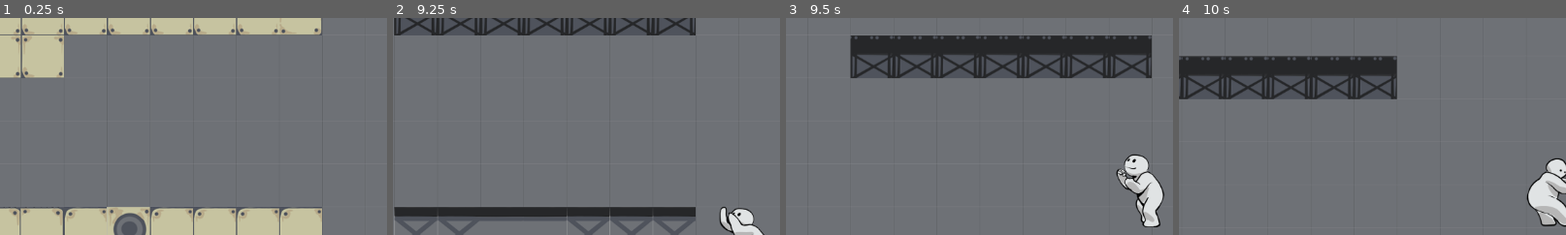
Above: before the commit, frames 1-4 (left to right).
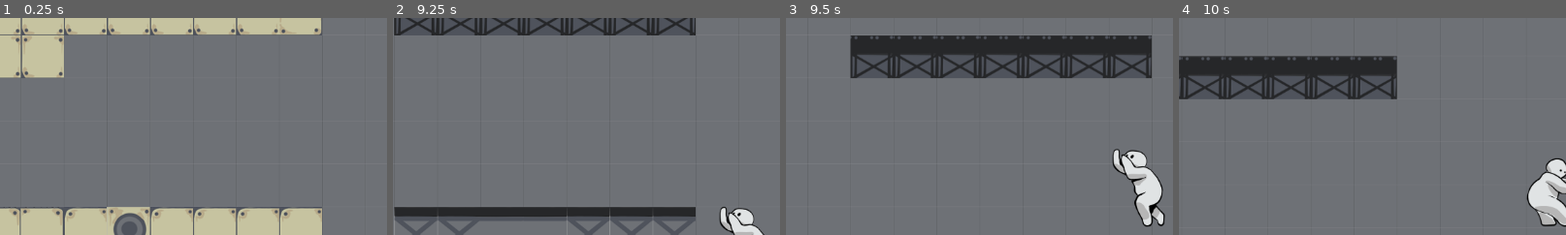
Above: after the commit, the same moments.

Repository: ZBC95/GMTK-2025-zoes-repository
Game: Godot game, scene res://game.tscn
Same seed, same stepped clock (60 frames per second), same inputs: the game is played once before the commit and once after it.
Inputs:
- Up to frame 1 (0.25 s): no input
- Up to frame 2 (9.25 s): hold D (Right) 0.53-2.03 s; tap W (Jump) at 0.77, 1.52, 3.02, 3.77, 4.52, 6.02, 6.77, 7.52, 9.02 s; hold A (Left) 2.03-4.28 s; hold D (Right) 4.28-8.03 s; hold A (Left) from 8.03 s (still down)
- Up to frame 3 (9.5 s): keep holding A (Left)
- Up to frame 4 (10 s): release A (Left) at 9.53 s; hold D (Right) from 9.53 s (still down); tap W (Jump) at 9.77 s
The pictures show only the part of the screen within x 3-53%, y 7-57%; the shares and areas given below are measured in that part.

Frames 1-2 are identical in both runs. In frame 3, 1.9% of the frame differs, in the area x 84-98%, y 60-97%; in frame 4, nothing differs.

Commit message:
fixed jumping animation skipping

Diff:
--- a/player.tscn
+++ b/player.tscn
@@ -41,10 +41,6 @@
 [sub_resource type="AtlasTexture" id="AtlasTexture_606se"]
 atlas = ExtResource("2_2hs0m")
 region = Rect2(256, 0, 256, 256)
-
-[sub_resource type="AtlasTexture" id="AtlasTexture_u1c27"]
-atlas = ExtResource("2_2hs0m")
-region = Rect2(768, 0, 256, 256)
 
 [sub_resource type="AtlasTexture" id="AtlasTexture_op7ga"]
 atlas = ExtResource("2_2hs0m")
@@ -109,13 +105,10 @@
 "duration": 1.0,
 "texture": SubResource("AtlasTexture_bwjto")
 }, {
-"duration": 1.0,
+"duration": 10.0,
 "texture": SubResource("AtlasTexture_606se")
-}, {
-"duration": 1.0,
-"texture": SubResource("AtlasTexture_u1c27")
 }],
-"loop": true,
+"loop": false,
 "name": &"jump_up",
 "speed": 8.0
 }, {
Not shown: 1 places in player.tscn that only renumber resources
